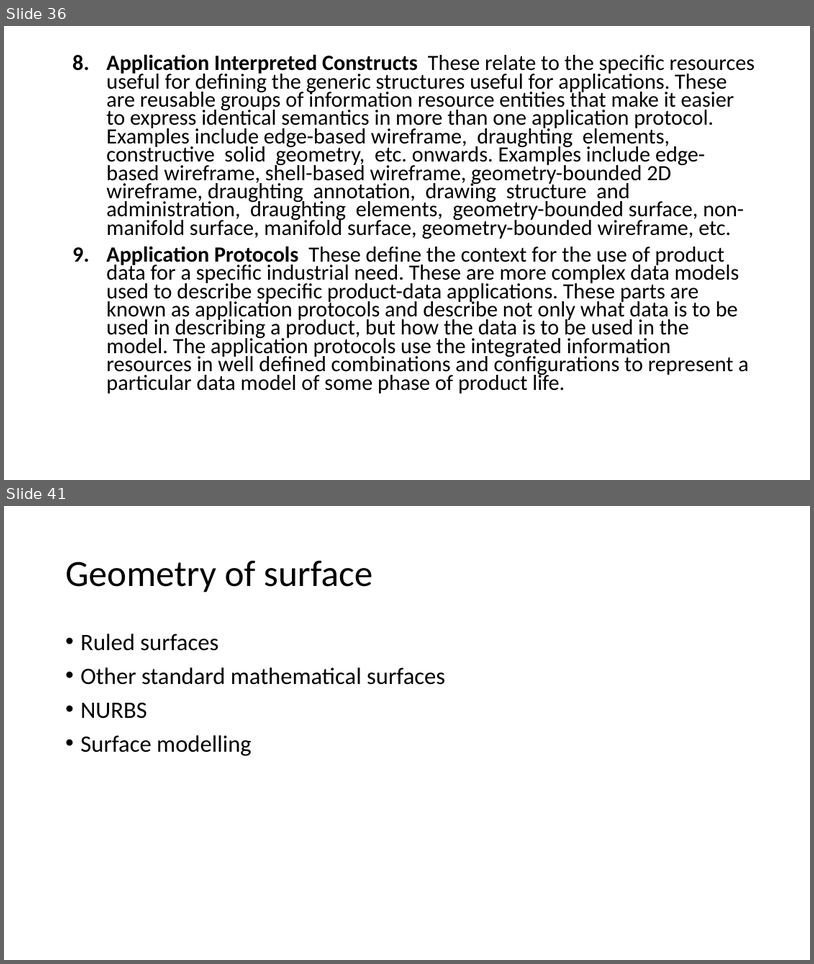
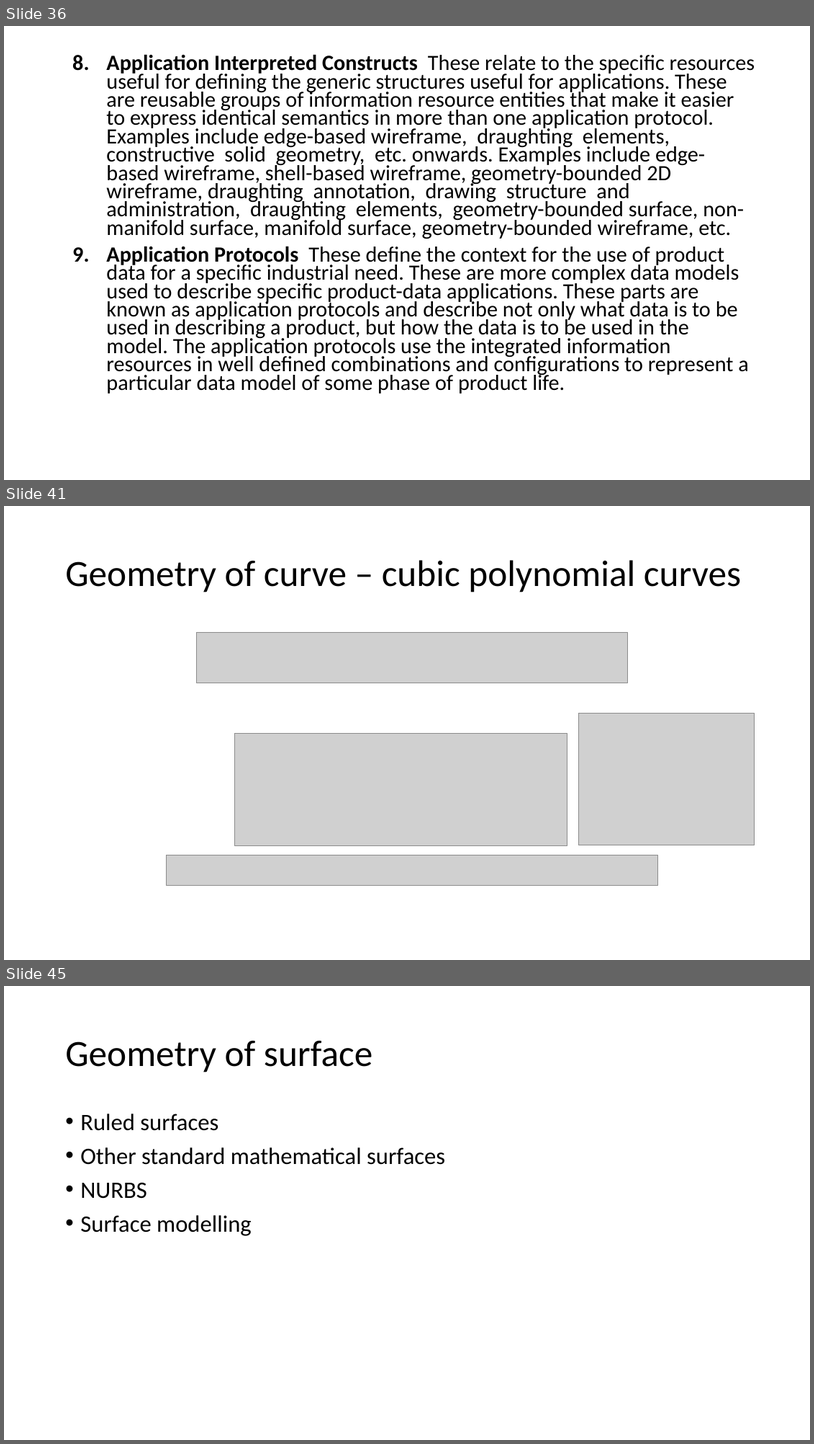
Before and after one commit to Jinny-Ching/cad_cam_course, a slide deck: CAD_CAM.pptx. Shown one above the other, each under a label of ours: slides 36 and 41 before the commit, slides 36, 41 and 45 after it; the slides between them are not shown. The pictures are 814x964 and 814x1444 pixels, drawn with LibreOffice and Linux fonts; fonts in the diff are those of the drawing; grey boxes stand for pictures. Boxes give left, top, right and bottom in pixels: in the first picture for what was removed or moved away, otherwise in the second. Text is boxed around its words. In the diff, an @@ line names an element or a change of style, - is before the commit and + after.

Commit message:
goemetric modelling-curve

```diff
--- a/CAD_CAM.pptx
+++ b/CAD_CAM.pptx
@@ slide 41 added at (4,506,810,960), background #FFFFFF @@
@@ title added at (65,560,741,592), 44 pt, text #000000 @@
+Geometry of curve – cubic polynomial curves
@@ picture added at (196,632,628,682) @@
@@ picture added at (579,713,756,845) @@
@@ picture added at (235,734,567,846) @@
@@ picture added at (166,854,658,885) @@
@@ what was slide 41 is now slide 45 @@
```
Also in this commit, not shown: 7 slides changed, 8 other slides added, 1 slide removed.
